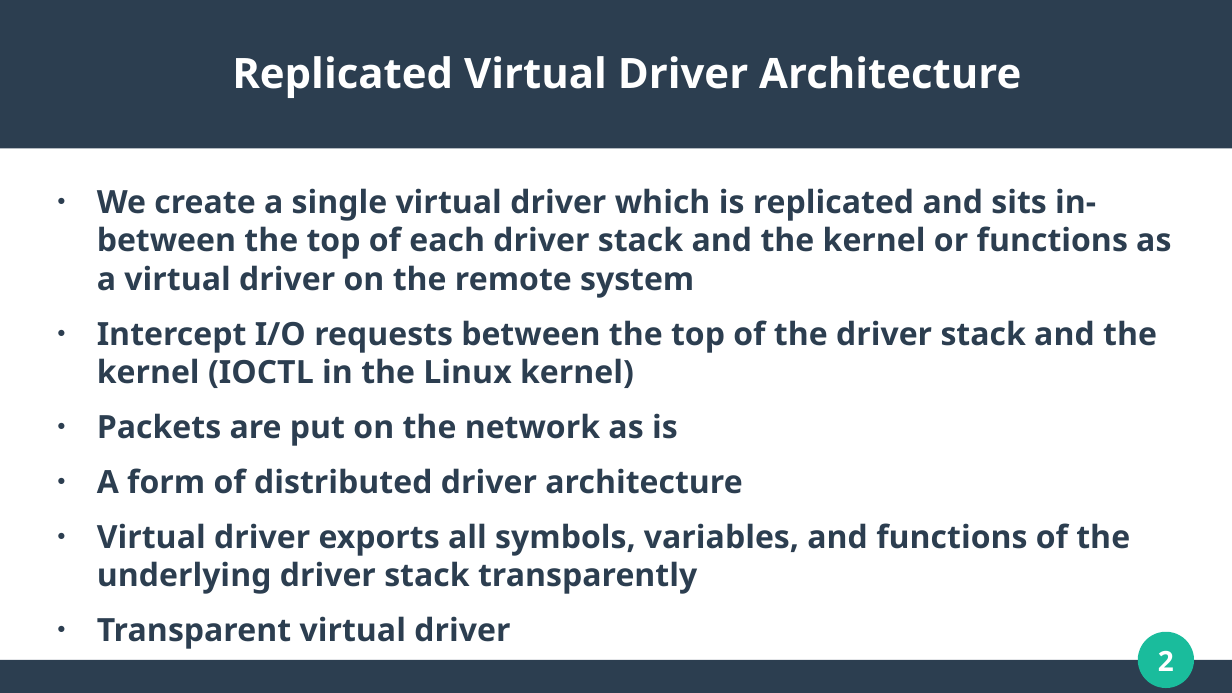
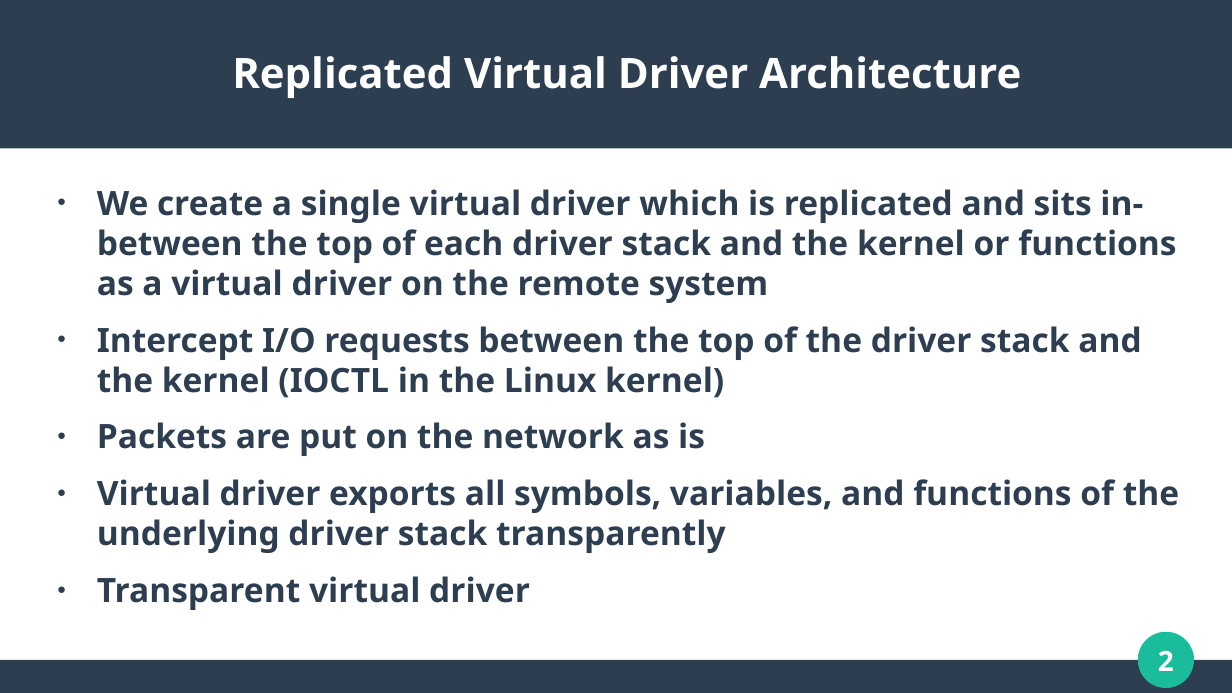
Before and after one commit to WaveArch/Wave, a slide deck: slide 2 of Replicated.pptx. Drawn at 1232x693 pixels with LibreOffice and Linux fonts; fonts in the diff are those of the drawing. Boxes give left, top, right and bottom in pixels: in the first picture for what was removed or moved away, otherwise in the second. Text is boxed around its words. In the diff, an @@ line names an element or a change of style, - is before the commit and + after.

```diff
--- a/Replicated.pptx
+++ b/Replicated.pptx
@@ text "We create a single virtual ..." at [97,189,1179,610]: size 20.6 to 21.6 pt @@
@@ text at [97,468,742,494]: paragraph removed @@
-● A form of distributed driver architecture
```
Also in this commit, not shown: 2 other slides changed, 4 slides removed.
